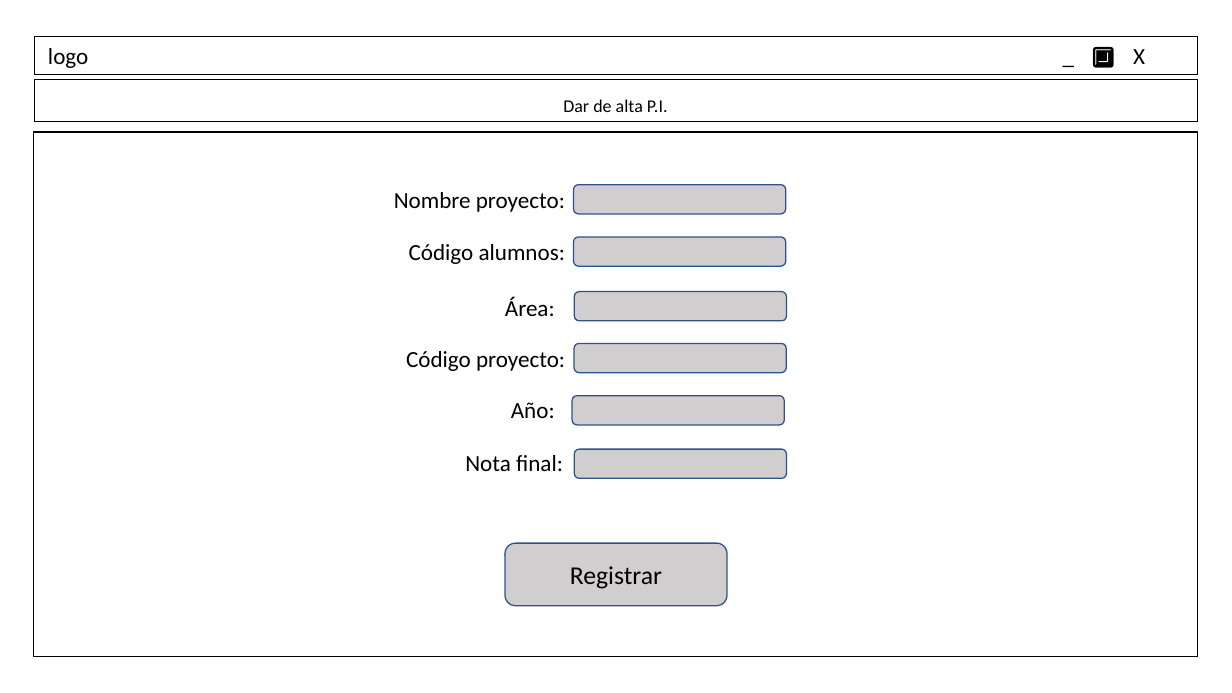
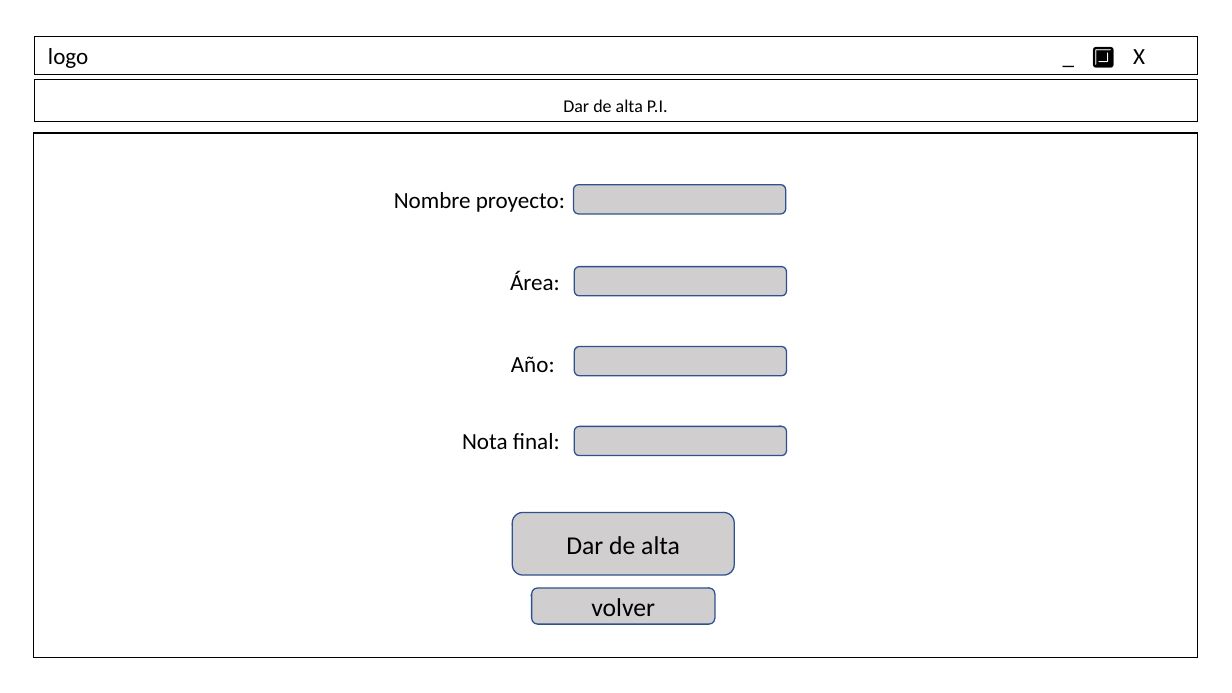
Before and after one commit to ElenaSaugar/PROYECTO-INTEGRADOR, a slide deck: slide 3 of Programacion/MockUp.odp. Drawn at 1232x693 pixels with LibreOffice and Linux fonts; fonts in the diff are those of the drawing. Boxes give left, top, right and bottom in pixels: in the first picture for what was removed or moved away, otherwise in the second. Text is boxed around its words. In the diff, an @@ line names an element or a change of style, - is before the commit and + after.

```diff
--- a/Programacion/MockUp.odp
+++ b/Programacion/MockUp.odp
@@ freeform shape at (x1=33, y1=133, x2=1197, y2=658): outline redrawn @@
@@ freeform shape removed at (x1=574, y1=237, x2=787, y2=266) @@
@@ text "Área:" moved from (x1=505, y1=296, x2=555, y2=316) to (x1=510, y1=270, x2=560, y2=290) @@
@@ text removed at (x1=409, y1=244, x2=565, y2=264) @@
-Código alumnos:
@@ freeform shape moved from (x1=575, y1=292, x2=787, y2=322) to (x1=575, y1=267, x2=787, y2=297) @@
@@ text "Año:" moved from (x1=511, y1=402, x2=555, y2=418) to (x1=511, y1=356, x2=555, y2=372) @@
@@ text removed at (x1=406, y1=351, x2=565, y2=371) @@
-Código proyecto:
@@ freeform shape at (x1=575, y1=347, x2=787, y2=376): outline redrawn @@
@@ freeform shape removed at (x1=572, y1=396, x2=785, y2=425) @@
@@ text "Nota final:" moved from (x1=465, y1=455, x2=563, y2=471) to (x1=462, y1=433, x2=560, y2=449) @@
@@ freeform shape moved from (x1=575, y1=449, x2=787, y2=479) to (x1=575, y1=426, x2=787, y2=456) @@
@@ freeform shape added at (x1=512, y1=513, x2=734, y2=576), fill #D0CECE, outline #2F528F 0.99 pt, 20 pt, text #000000 @@
+Dar de alta
@@ freeform shape removed at (x1=506, y1=543, x2=727, y2=606) @@
-Registrar
@@ freeform shape added at (x1=531, y1=588, x2=714, y2=624), fill #D0CECE, outline #2F528F 0.99 pt, 20 pt, text #000000 @@
+volver
```
Also in this commit, not shown: 5 other slides changed, 1 slide added.
